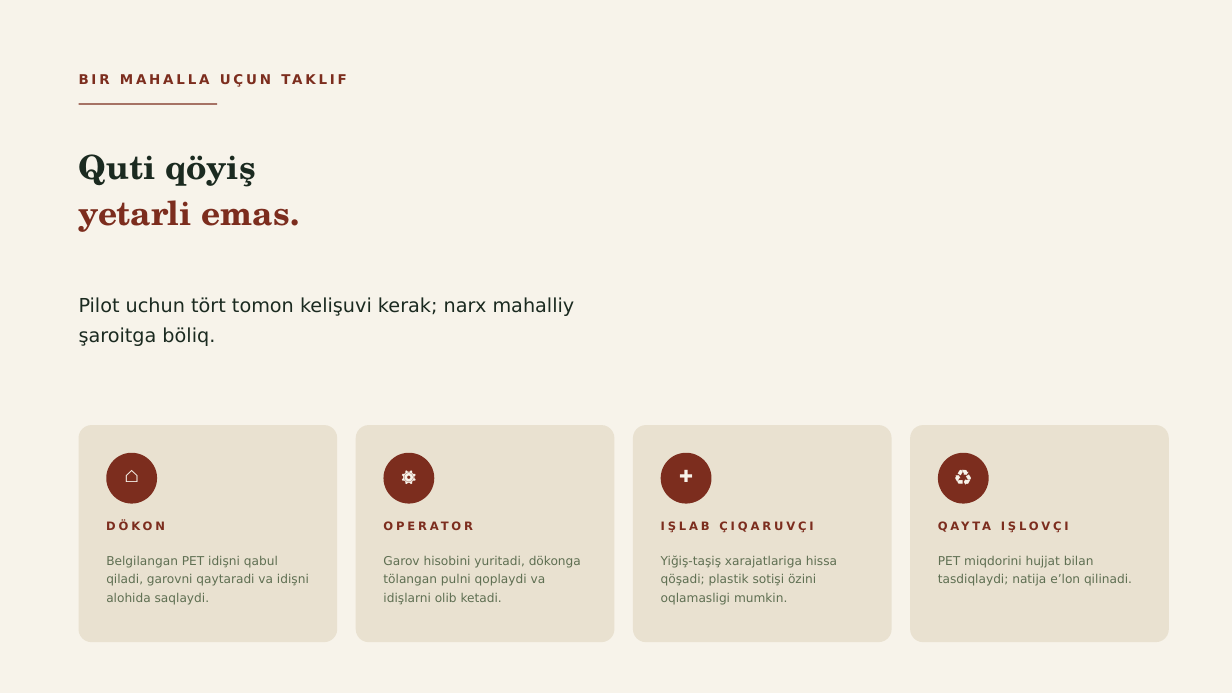
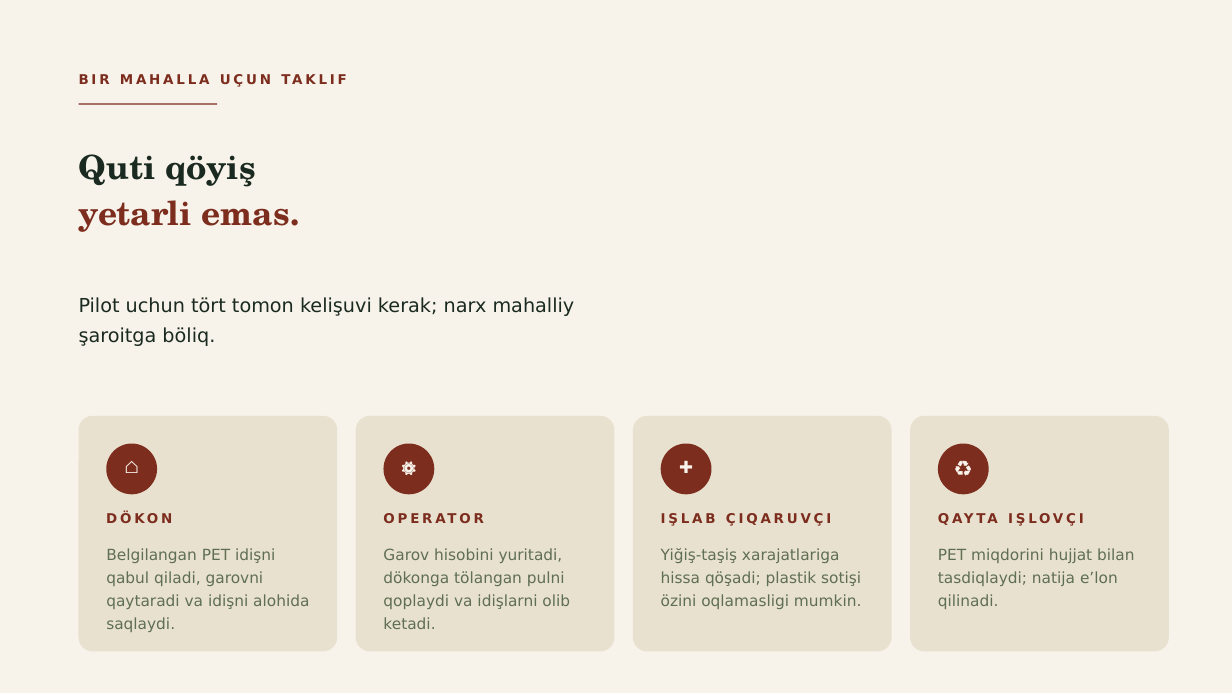
Before and after one commit to jasur-ai/brag, a slide deck: slide 13 of ekologiya-taqdimot.pptx. Drawn at 1232x693 pixels with LibreOffice and Linux fonts; fonts in the diff are those of the drawing. Boxes give left, top, right and bottom in pixels: in the first picture for what was removed or moved away, otherwise in the second. Text is boxed around its words. In the diff, an @@ line names an element or a change of style, - is before the commit and + after.

```diff
--- a/ekologiya-taqdimot.pptx
+++ b/ekologiya-taqdimot.pptx
@@ rounded rectangle: place and size @@
-rounded rectangle at (79,425,337,642)
+rounded rectangle at (79,416,337,652)
@@ rounded rectangle: place and size @@
-rounded rectangle at (356,425,615,642)
+rounded rectangle at (356,416,615,652)
@@ rounded rectangle: place and size @@
-rounded rectangle at (633,425,892,642)
+rounded rectangle at (633,416,892,652)
@@ rounded rectangle: place and size @@
-rounded rectangle at (910,425,1169,642)
+rounded rectangle at (910,416,1169,652)
@@ 8 texts, 4 ellipses: place and size @@
-8 texts, 4 ellipses at (106,453,1151,545)
+8 texts, 4 ellipses at (106,444,1151,536)
@@ size 9 to 10.5 pt in 4 elements at (106,513,172,523), (384,508,596,536), (661,513,831,526), (938,508,1151,536) @@
@@ text "Belgilangan PET idişni qabul qiladi, ...": place and size @@
-text "Belgilangan PET idişni qabul qiladi, ..." at (106,556,309,605)
+text "Belgilangan PET idişni qabul qiladi, ..." at (106,548,309,632)
@@ text "Garov hisobini yuritadi, dökonga tölangan ...": place and size @@
-text "Garov hisobini yuritadi, dökonga tölangan ..." at (383,556,581,605)
+text "Garov hisobini yuritadi, dökonga tölangan ..." at (383,548,570,629)
@@ text "Yiğiş-taşiş xarajatlariga hissa qöşadi; plastik ...": place and size @@
-text "Yiğiş-taşiş xarajatlariga hissa qöşadi; plastik ..." at (661,555,837,605)
+text "Yiğiş-taşiş xarajatlariga hissa qöşadi; plastik ..." at (661,548,862,609)
@@ size 9.5 to 12 pt in 4 elements at (106,548,309,632), (383,548,570,629), (661,548,862,609), (938,548,1134,609) @@
@@ text "PET miqdorini hujjat bilan tasdiqlaydi; ...": place and size @@
-text "PET miqdorini hujjat bilan tasdiqlaydi; ..." at (938,556,1132,586)
+text "PET miqdorini hujjat bilan tasdiqlaydi; ..." at (938,548,1134,609)
```
Also in this commit, not shown: 12 other slides changed, 2 other files.
